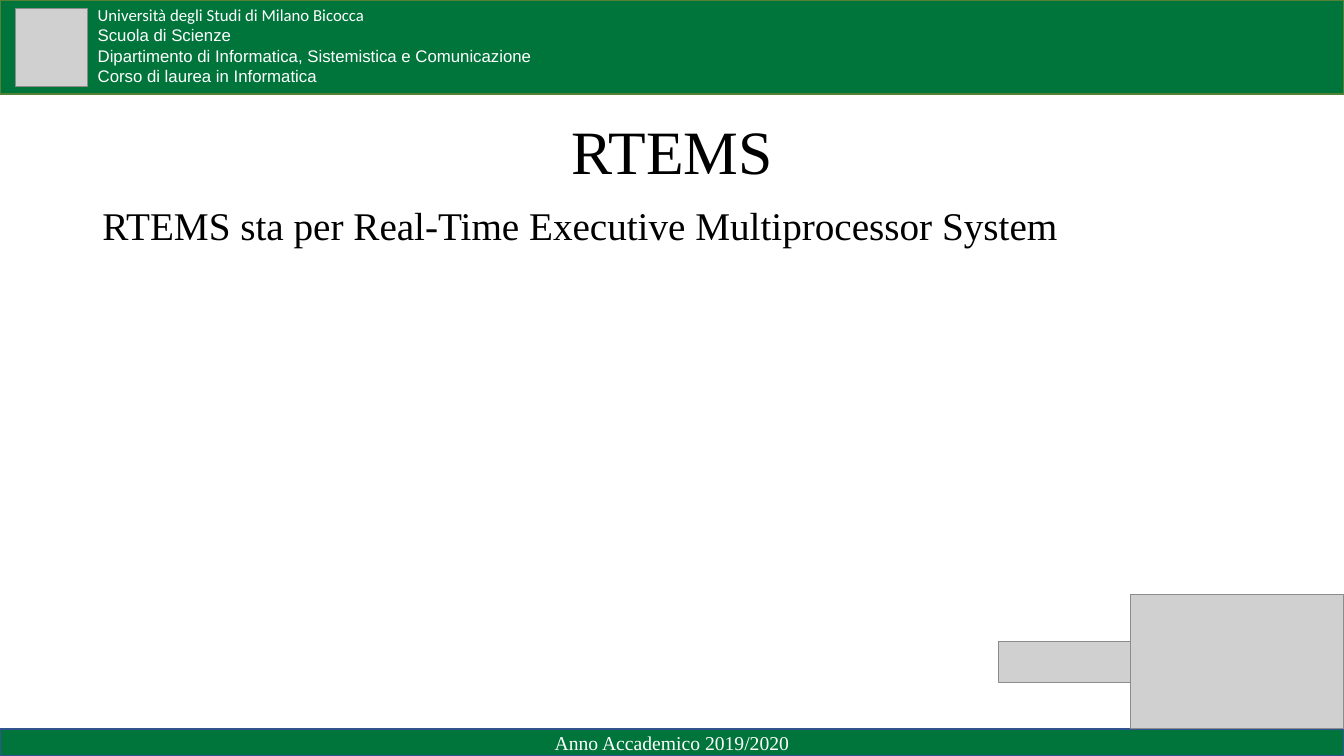
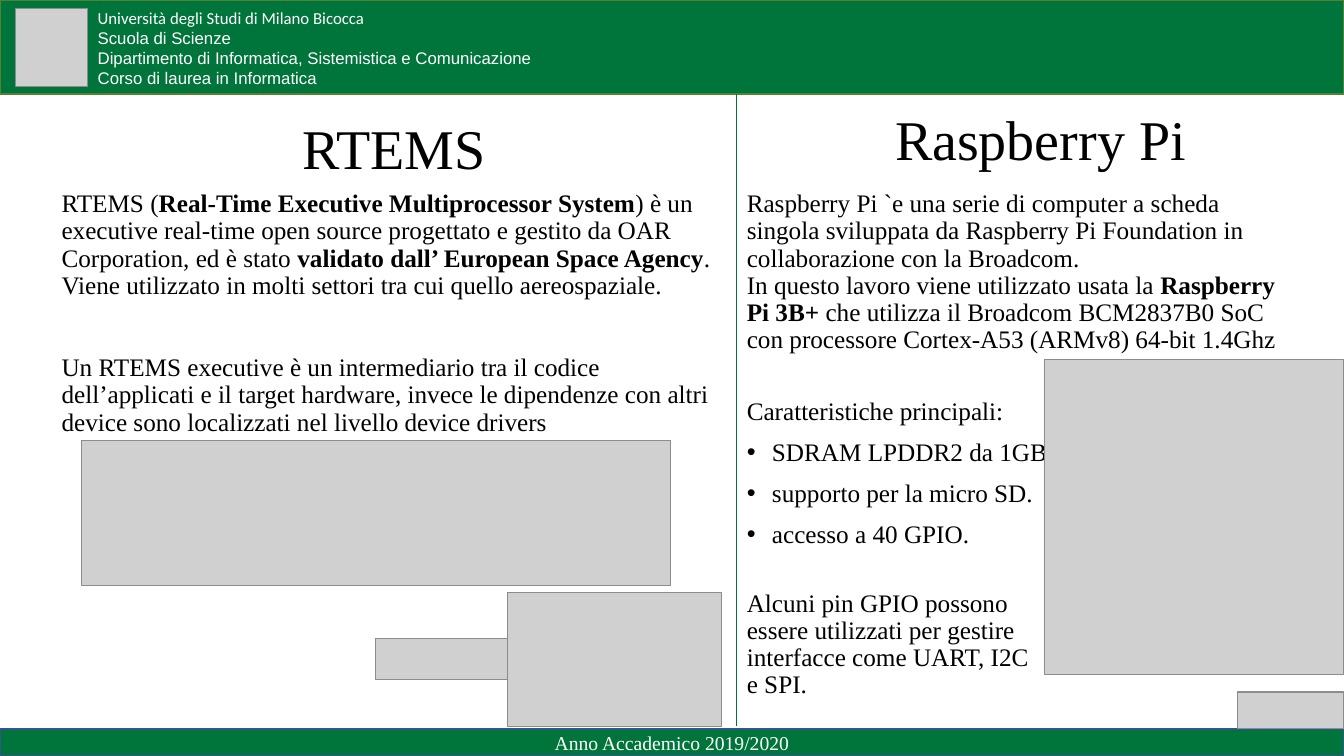
Before and after one commit to Zetlark28/RTEMS-Rpi3B, a slide deck: slide 3 of Presentazione/Presentazione LT.pptx. Drawn at 1344x756 pixels with LibreOffice and Linux fonts; fonts in the diff are those of the drawing; grey boxes stand for pictures. Boxes give left, top, right and bottom in pixels: in the first picture for what was removed or moved away, otherwise in the second. Text is boxed around its words. In the diff, an @@ line names an element or a change of style, - is before the commit and + after.

```diff
--- a/Presentazione/Presentazione LT.pptx
+++ b/Presentazione/Presentazione LT.pptx
@@ title "RTEMS": place and size @@
-title "RTEMS" at <box>571,133,773,175</box>
+title "RTEMS" at <box>303,132,486,170</box>
@@ title "RTEMS" at <box>303,132,486,170</box>: size 44 to 40 pt @@
@@ line added from (737, 94) to (737, 727), #00753B 0.5 pt @@
@@ text added at <box>895,121,1186,171</box>, 40 pt, text #000000 @@
+Raspberry Pi
@@ text at <box>62,194,710,432</box>: text changed; size 28 to 18 pt @@
-RTEMS sta per Real-Time Executive Multiprocessor System
+RTEMS (Real-Time Executive Multiprocessor System) è un executive real-time open source progettato e gestito da OAR Corporation, ed è stato validato dall’ European Space Agency.
+Viene utilizzato in molti settori tra cui quello aereospaziale.
+Un RTEMS executive è un intermediario tra il codice dell’applicati e il target hardware, invece le dipendenze con altri device sono localizzati nel livello device drivers
@@ text added at <box>747,194,1275,694</box>, 18 pt, text #000000 @@
+Raspberry Pi `e una serie di computer a scheda singola sviluppata da Raspberry Pi Foundation in collaborazione con la Broadcom.
+In questo lavoro viene utilizzato usata la Raspberry Pi 3B+ che utilizza il Broadcom BCM2837B0 SoC con processore Cortex-A53 (ARMv8) 64-bit 1.4Ghz
+Caratteristiche principali:
+• SDRAM LPDDR2 da 1GB.
+• supporto per la micro SD.
+• accesso a 40 GPIO.
+Alcuni pin GPIO possono
+essere utilizzati per gestire
+interfacce come UART, I2C
+e SPI.
@@ picture added at <box>1045,360,1344,676</box> @@
@@ picture added at <box>82,441,670,586</box> @@
@@ picture: place and size @@
-picture at <box>1130,595,1344,729</box>
+picture at <box>508,592,722,726</box>
@@ picture: place and size @@
-picture at <box>998,641,1130,683</box>
+picture at <box>376,639,508,681</box>
@@ picture added at <box>1238,692,1344,729</box> @@
```
Also in this commit, not shown: 11 other slides changed, 1 slide removed, 6 other files.
